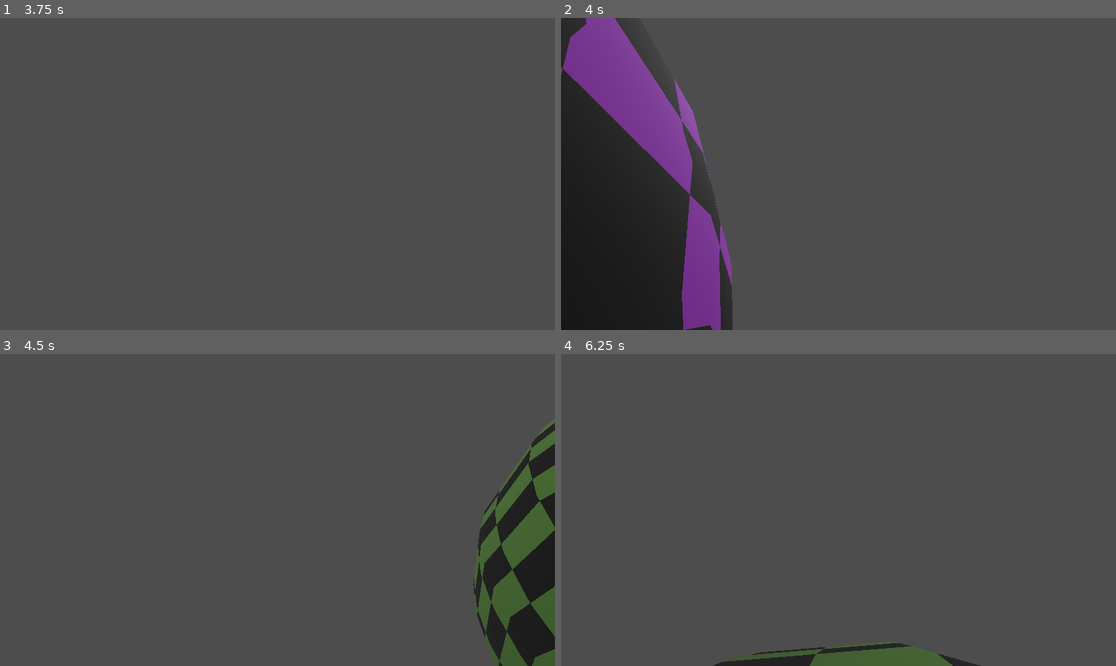
Above: before the commit, frames 1-4 (two rows, left to right).
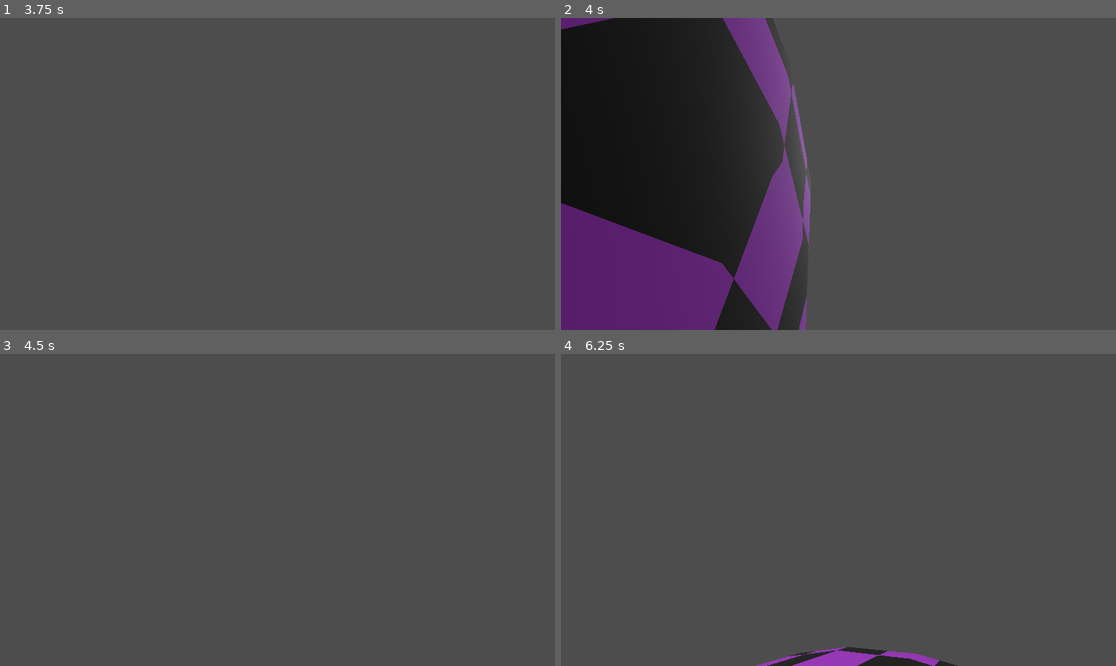
Above: after the commit, the same moments.

Repository: cjsoltermann/GodotPlanetGame
Game: Godot game, scene res://main.tscn
Two runs of this game, one before a commit and one after it. Both use one fixed random seed, a clock stepped at 60 frames per second and the inputs below.
Inputs (mouse positions are in pixels of both pictures, inside the frame that each line leads up to):
- Up to frame 1 (3.75 s): tap Enter (ui_accept) at 0.5, 3.5 s; move the mouse to (399, 158) at 0.52 s; hold D (Right) 0.53-1.25 s; hold Ctrl (Sprint) 0.53-1.25 s; tap Space (Jump) at 0.77, 0.8, 1.07, 3.6 s; click "Create Server" at 1.25 s; click (277, 158) at 2.02 s; type "12" at 2.1 s; click "Start Server" at 2.75 s; move the mouse to (249, 174) at 3.52 s; hold W (Forward) from 3.53 s (still down)
- Up to frame 2 (4 s): keep holding W (Forward); tap Space (Jump) at 3.77 s; tap Ctrl (Sprint) at 3.8 s
- Up to frame 3 (4.5 s): keep holding W (Forward); tap Space (Jump) at 4.07 s; move the mouse to (288, 503) at 4.27 s; hold Ctrl (Sprint) from 4.28 s (still down)
- Up to frame 4 (6.25 s): keep holding W (Forward); tap Space (Jump) at 4.55, 5.27, 5.57 s; tap Enter (ui_accept) at 5, 5.75 s; move the mouse to (832, 516) at 5.02 s; release Ctrl (Sprint) at 5.03 s; tap Ctrl (Sprint) at 5.1 s; move the mouse to (877, 513) at 5.77 s; hold Space (Jump) from 5.78 s (still down)

Frame 1 is identical in both runs. In frame 2, 33% of the frame differs, in the area x 0-45%, y 0-100%; in frame 3, 8.7%; in frame 4, 1.9%.

Commit message:
Slightly better networking. Terribly fix desync every 5 seconds

Diff:
--- a/character.gd
+++ b/character.gd
@@ -1,9 +1,9 @@
 class_name Character
 extends CharacterBody3D
 
-@onready var head := $Body/Neck/Head
+@onready var head: Node3D = $Body/Neck/Head
 @onready var camera: Camera3D = $Body/Neck/Head/Camera3D
-@onready var body := $Body
+@onready var body: Node3D = $Body
 @onready var input: CharacterInput = $CharacterInput
 
 @export var id := 1
@@ -21,7 +21,7 @@
 func _ready():
 	Input.mouse_mode = Input.MOUSE_MODE_CAPTURED
 
-	set_multiplayer_authority(id)
+	body.set_multiplayer_authority(id)
 	if id == multiplayer.get_unique_id():
 		camera.make_current()
 		body.hide()
@@ -44,12 +44,12 @@
 	velocity -= basis.z * velocity.dot(basis.z)
 
 	var cur_speed: float
-	if Input.is_action_pressed("Sprint"):
+	if input.sprinting:
 		cur_speed = sprint_speed
 	else:
 		cur_speed = speed
 
-	var dir := basis * input.dir
+	var dir := basis * body.basis * input.dir
 
 	dir *= cur_speed
 	velocity += dir
@@ -59,10 +59,20 @@
 	if is_on_floor():
 		has_double = true
 
-@rpc("call_local", "reliable")
+@rpc("any_peer", "call_local", "reliable")
 func jump():
+	if multiplayer.get_remote_sender_id() != id:
+		return
 	if is_on_floor():
-			velocity += jump_power * basis.y
+		velocity += jump_power * basis.y
 	elif has_double:
 		velocity += jump_power * basis.y
 		has_double = false
+
+@rpc("any_peer", "call_local", "unreliable")
+func head_move(delta_x: float, delta_y: float):
+	if multiplayer.get_remote_sender_id() != id:
+		return
+	body.rotate(body.basis.y, -delta_x / 150.0)
+	head.rotate_x(delta_y / 150.0)
+	body.orthonormalize()
--- a/character.tscn
+++ b/character.tscn
@@ -1,7 +1,15 @@
-[gd_scene load_steps=9 format=3 uid="uid://bwst0xwhr3d88"]
+[gd_scene load_steps=10 format=3 uid="uid://bwst0xwhr3d88"]
 
 [ext_resource type="Script" path="res://character.gd" id="1_ljweg"]
 [ext_resource type="Script" path="res://character_input.gd" id="2_gfafb"]
+
+[sub_resource type="SceneReplicationConfig" id="SceneReplicationConfig_twv43"]
+properties/0/path = NodePath("Neck/Head:rotation")
+properties/0/spawn = true
+properties/0/replication_mode = 2
+properties/1/path = NodePath(".:rotation")
+properties/1/spawn = true
+properties/1/replication_mode = 2
 
 [sub_resource type="StandardMaterial3D" id="StandardMaterial3D_vq7sj"]
 albedo_color = Color(0, 0, 0, 1)
@@ -18,13 +26,10 @@
 [sub_resource type="SceneReplicationConfig" id="SceneReplicationConfig_4pwib"]
 properties/0/path = NodePath(".:position")
 properties/0/spawn = true
-properties/0/replication_mode = 1
+properties/0/replication_mode = 2
 properties/1/path = NodePath(".:rotation")
 properties/1/spawn = true
-properties/1/replication_mode = 1
-properties/2/path = NodePath("Body/Neck/Head:rotation")
-properties/2/spawn = true
-properties/2/replication_mode = 1
+properties/1/replication_mode = 2
 
 [sub_resource type="SceneReplicationConfig" id="SceneReplicationConfig_bs220"]
 properties/0/path = NodePath(".:dir")
@@ -39,6 +44,9 @@
 
 [node name="Body" type="CSGCylinder3D" parent="."]
 radius = 0.4
+
+[node name="MultiplayerSynchronizer" type="MultiplayerSynchronizer" parent="Body"]
+replication_config = SubResource("SceneReplicationConfig_twv43")
 
 [node name="Neck" type="Node3D" parent="Body"]
 transform = Transform3D(1, 0, 0, 0, 1, 0, 0, 0, 1, 0, 1.44196, 0)
@@ -82,6 +90,8 @@
 shape = SubResource("BoxShape3D_j3w6v")
 
 [node name="MultiplayerSynchronizer" type="MultiplayerSynchronizer" parent="."]
+replication_interval = 5.0
+delta_interval = 5.0
 replication_config = SubResource("SceneReplicationConfig_4pwib")
 
 [node name="CharacterInput" type="Node" parent="."]
--- a/character_input.gd
+++ b/character_input.gd
@@ -39,8 +39,10 @@
 	elif event.is_action_pressed("Jump"):
 		character.jump.rpc()
 
+	elif event.is_action_pressed("Sprint"):
+		sprinting = true
+	elif event.is_action_released("Sprint"):
+		sprinting = false
+
 	elif event is InputEventMouseMotion and Input.mouse_mode == Input.MOUSE_MODE_CAPTURED:
-		#rotate_y(-event.relative.x / 100.0)
-		character.rotate(character.basis.y, -event.relative.x / 150.0)
-		character.head.rotate_x(event.relative.y / 150.0)
-		character.orthonormalize()
+		character.head_move.rpc(event.relative.x, event.relative.y)
